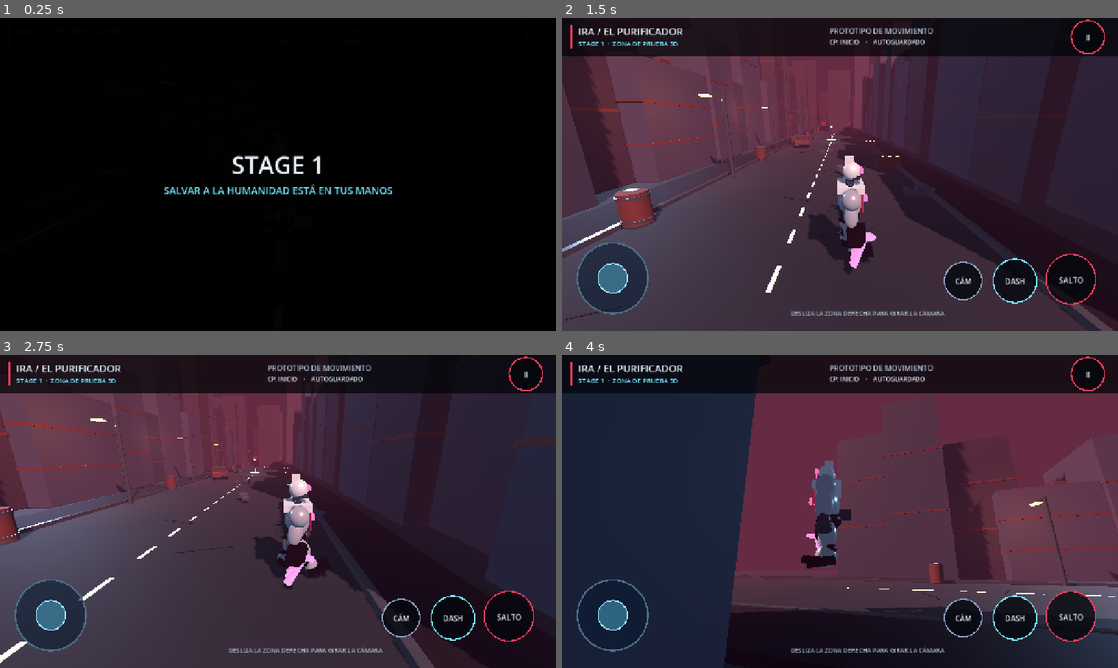
Above: before the commit, frames 1-4 (two rows, left to right).
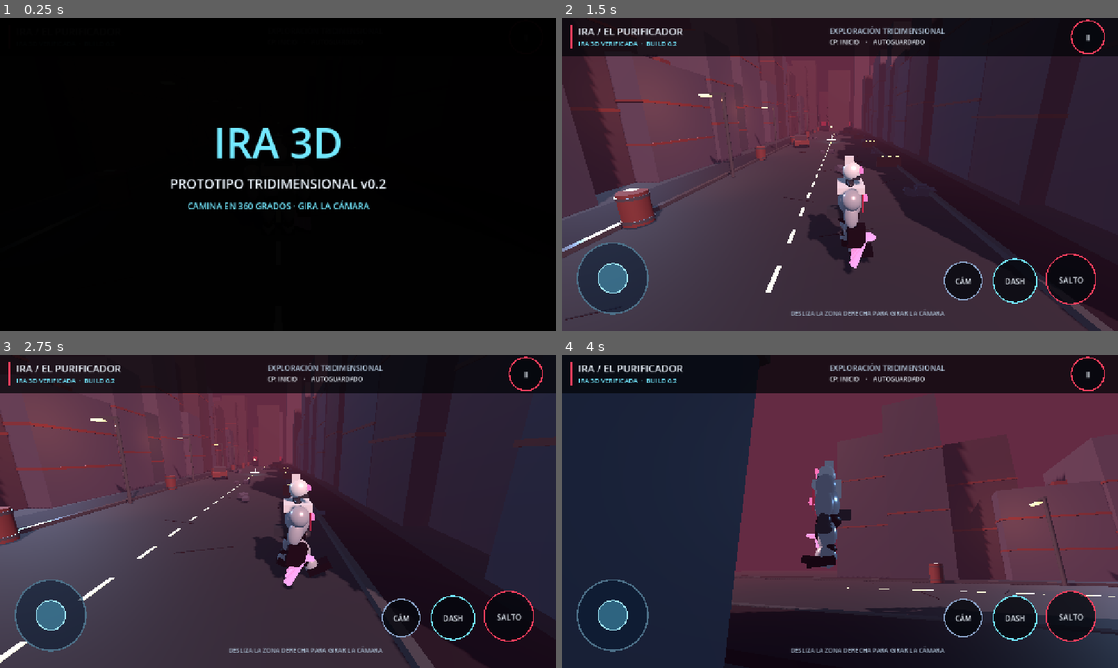
Above: after the commit, the same moments.

Repository: lsnoglos/Ira
Game: Godot game, scene res://scenes/main.tscn
Two runs of this game, one before a commit and one after it. Both use one fixed random seed, a clock stepped at 60 frames per second and the inputs below.
Inputs (mouse positions are in pixels of both pictures, inside the frame that each line leads up to):
- Up to frame 1 (0.25 s): no input
- Up to frame 2 (1.5 s): tap Enter at 0.5 s; move the mouse to (962, 158) at 0.52 s; hold D 0.53-1.25 s; hold Shift 0.53-1.25 s; click (962, 158) at 0.67 s; tap Space at 0.77 s; drag from (728, 190) to (812, 237) at 1.27 s
- Up to frame 3 (2.75 s): move the mouse to (333, 442) at 2.02 s; hold D from 2.03 s (still down); hold Shift from 2.03 s (still down)
- Up to frame 4 (4 s): release D at 2.75 s; release Shift at 2.75 s; drag from (812, 574) to (673, 464) at 2.77 s; move the mouse to (1006, 558) at 3.52 s; hold A from 3.53 s (still down); hold Shift from 3.53 s (still down); tap Space at 3.77 s

The runs differ from the first frame. In frame 1, 3.1% of the frame differs, in the area x 29-71%, y 34-62%; in frame 2, 0.4%; in frame 3, 0.4%; in frame 4, 0.4%.

Commit message:
fix(ira3d): unmistakable 3D Android identity and verified APK
* fix(ira3d): distinguish 3D APK visually and validate package

* fix(ira3d): distinguish 3D APK visually and validate package

* fix(ira3d): distinguish 3D APK visually and validate package

* fix(3d): create unique app icons before Godot Android export

* test(ira3d): add build identity assets and APK validation

* test(ira3d): add build identity assets and APK validation

* ci: verify exported Android package

* fix(ci): install Python 3 for icon creation and apk validation

Diff:
--- a/ira_3d/project.godot
+++ b/ira_3d/project.godot
@@ -2,7 +2,8 @@
 config_version=5
 
 [application]
-config/name="IRA 3D - El Purificador"
+config/name="IRA 3D - PRUEBA v0.2"
+config/version="0.2.0-3D-VERIFY"
 run/main_scene="res://scenes/main.tscn"
 config/features=PackedStringArray("4.4", "GL Compatibility", "Mobile")
 
--- a/ira_3d/scripts/TouchHUD.gd
+++ b/ira_3d/scripts/TouchHUD.gd
@@ -13,7 +13,7 @@
 var joystick_pos := Vector2.ZERO
 var joystick_radius := 72.0
 var camera_previous := Vector2.ZERO
-var intro_seconds := 3.0
+var intro_seconds := 5.0
 var paused := false
 var checkpoint_name := "INICIO"
 var message := ""
@@ -140,14 +140,15 @@
     hud_root.draw_rect(Rect2(Vector2(0,0), Vector2(s.x, 86)), Color(0.012, 0.018, 0.032, 0.74))
     hud_root.draw_rect(Rect2(Vector2(19,16),Vector2(5,53)), red)
     hud_root.draw_string(font, Vector2(37,39), "IRA / EL PURIFICADOR", HORIZONTAL_ALIGNMENT_LEFT, -1, 23, white)
-    hud_root.draw_string(font, Vector2(37,64), "STAGE 1  ·  ZONA DE PRUEBA 3D", HORIZONTAL_ALIGNMENT_LEFT, -1, 15, cyan)
-    hud_root.draw_string(font, Vector2(s.x*0.48,36), "PROTOTIPO DE MOVIMIENTO", HORIZONTAL_ALIGNMENT_LEFT, -1, 17, Color("b5c9dd"))
+    hud_root.draw_string(font, Vector2(37,64), "IRA 3D VERIFICADA  ·  BUILD 0.2", HORIZONTAL_ALIGNMENT_LEFT, -1, 15, cyan)
+    hud_root.draw_string(font, Vector2(s.x*0.48,36), "EXPLORACIÓN TRIDIMENSIONAL", HORIZONTAL_ALIGNMENT_LEFT, -1, 17, Color("b5c9dd"))
     hud_root.draw_string(font, Vector2(s.x*0.48,60), "CP: " + checkpoint_name + "    ·    AUTOGUARDADO", HORIZONTAL_ALIGNMENT_LEFT, -1, 14, white)
     _rounded_box(Vector2(s.x-70, 43), 38.0, red, "II", font, ui_size)
     if intro_seconds > 0.0:
         hud_root.draw_rect(Rect2(Vector2.ZERO,s), Color(0,0,0,minf(0.98,intro_seconds*0.5)))
-        _center_text("STAGE 1", s/2.0 + Vector2(0,-20), 55, white)
-        _center_text("SALVAR A LA HUMANIDAD ESTÁ EN TUS MANOS",s/2.0 + Vector2(0,37),23,cyan)
+        _center_text("IRA 3D",s/2.0 + Vector2(0,-70),94,cyan)
+        _center_text("PROTOTIPO TRIDIMENSIONAL v0.2",s/2.0 + Vector2(0,22),30,white)
+        _center_text("CAMINA EN 360 GRADOS · GIRA LA CÁMARA",s/2.0 + Vector2(0,73),20,cyan)
         return
     if paused:
         hud_root.draw_rect(Rect2(Vector2.ZERO,s),Color(0.015,0.025,0.04,0.78))
Not shown, changed: ira_3d/export_presets.cfg
Not shown, changed: .github/workflows/ira-3d-android.yml
Not shown, added: ira_3d/tools/build_icon.py
Not shown, added: ira_3d/tools/verify_apk.py
